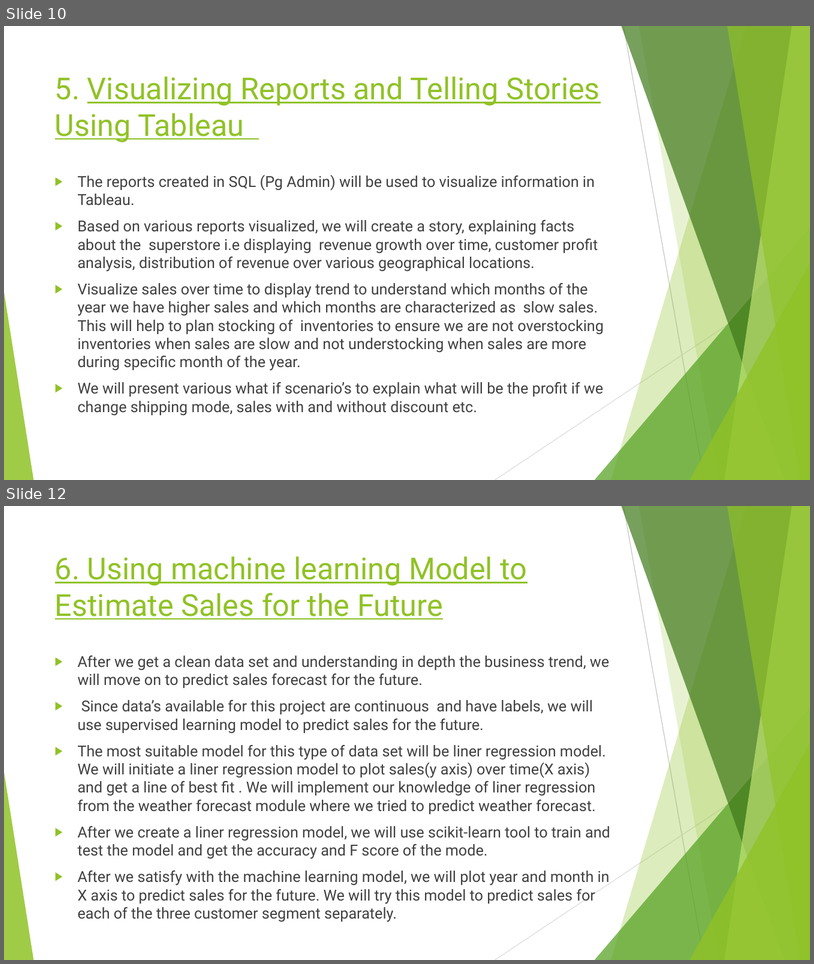
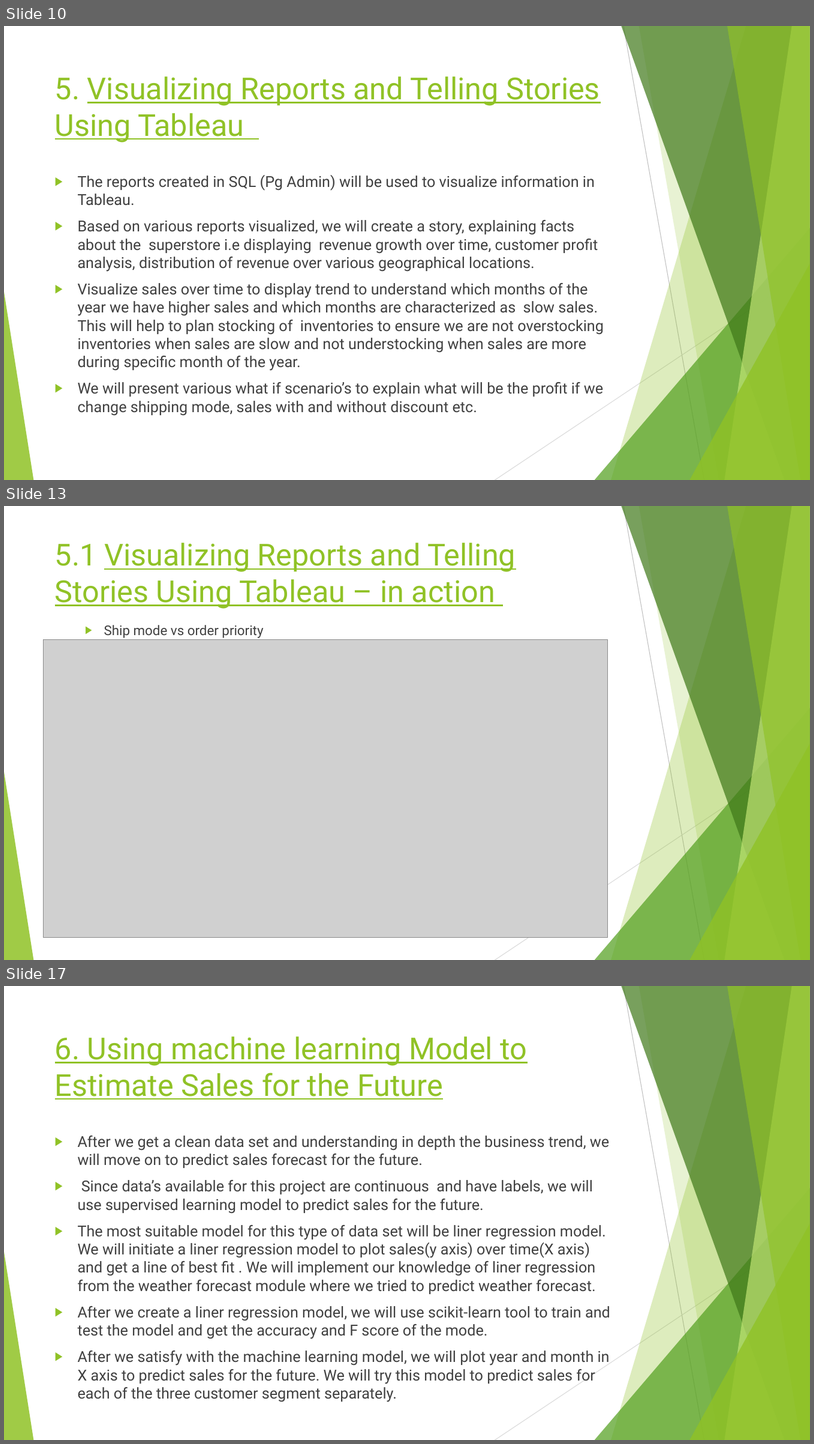
Before and after one commit to rubadhanaraj/Final_project, a slide deck: Project details.pptx. Shown one above the other, each under a label of ours: slides 10 and 12 before the commit, slides 10, 13 and 17 after it; the slides between them are not shown. The pictures are 814x964 and 814x1444 pixels, drawn with LibreOffice and Linux fonts; fonts in the diff are those of the drawing; grey boxes stand for pictures. Boxes give left, top, right and bottom in pixels: in the first picture for what was removed or moved away, otherwise in the second. Text is boxed around its words. In the diff, an @@ line names an element or a change of style, - is before the commit and + after.

```diff
--- a/Project details.pptx
+++ b/Project details.pptx
@@ slide 13 added at [4, 506, 810, 960], background #FFFFFF; not listed: 10 template elements that a slide beside it also shows @@
@@ title added at [55, 543, 516, 609], 36 pt, text #90C226, underline @@
+5.1 Visualizing Reports and Telling Stories Using Tableau – in action
@@ text added at [104, 625, 263, 638], 16 pt, text #404040 @@
+  ▶ Ship mode vs order priority
@@ picture added at [44, 640, 608, 937] @@
@@ what was slide 12 is now slide 17 @@
```
Also in this commit, not shown: 2 slides changed, 4 other slides added.
